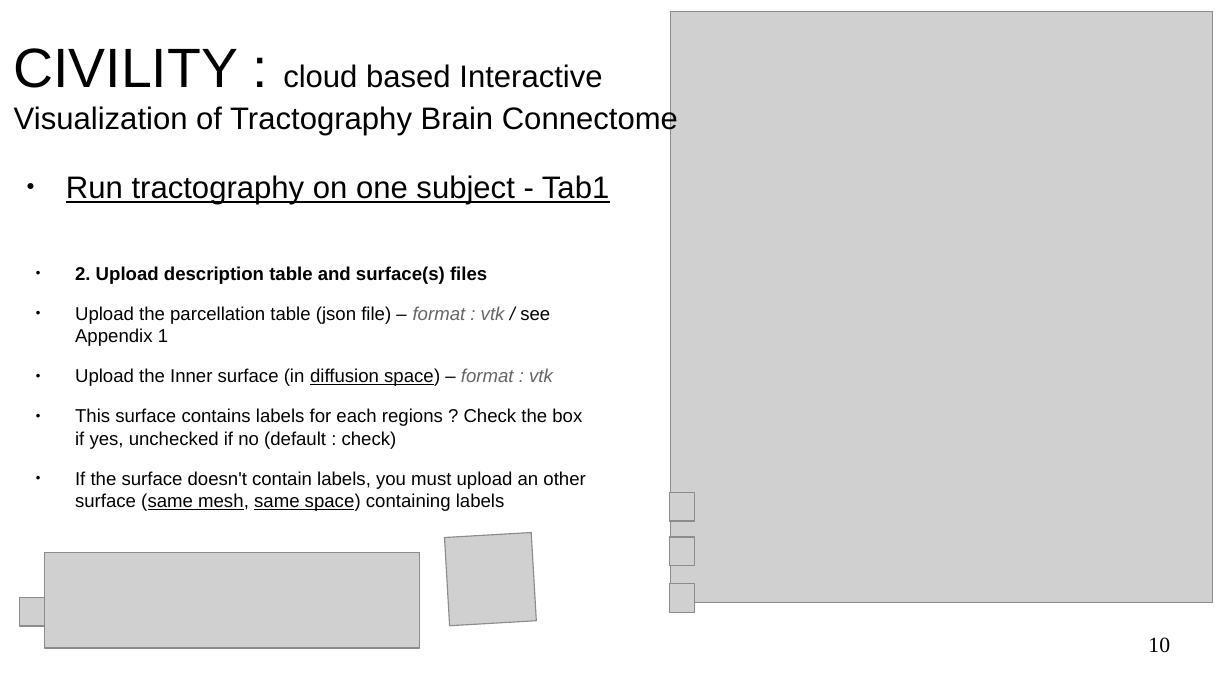
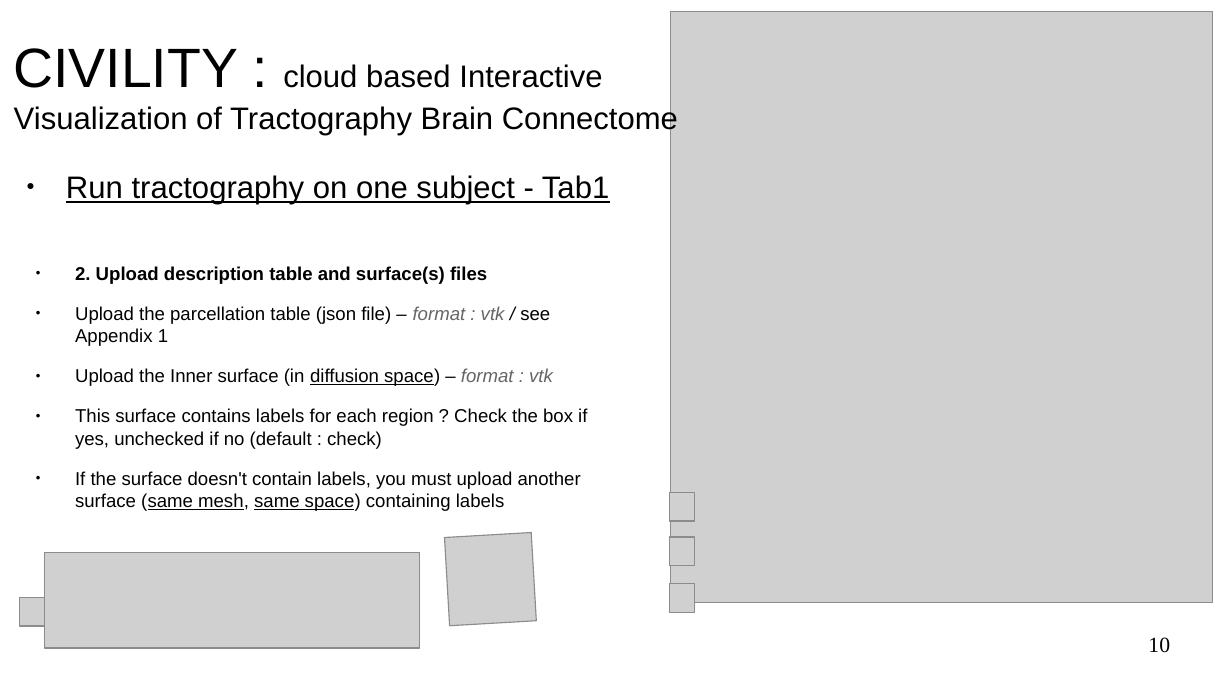
Before and after one commit to NIRALUser/CIVILITY, a slide deck: slide 10 of doc/tutorialCIVILITY.odp. Drawn at 1232x693 pixels with LibreOffice and Linux fonts; fonts in the diff are those of the drawing; grey boxes stand for pictures; background and template pictures are left out. Boxes give left, top, right and bottom in pixels: in the first picture for what was removed or moved away, otherwise in the second. Text is boxed around its words. In the diff, an @@ line names an element or a change of style, - is before the commit and + after.

Commit message:
DOC : doc & tuto, check grammar and spelling

```diff
--- a/doc/tutorialCIVILITY.odp
+++ b/doc/tutorialCIVILITY.odp
@@ text at (75, 408, 587, 511): text changed @@
-● This surface contains labels for each regions ? Check the box if yes, unchecked if no (default : check)
-● If the surface doesn't contain labels, you must upload an other surface (same mesh, same space) containing labels
+● This surface contains labels for each region ? Check the box if yes, unchecked if no (default : check)
+● If the surface doesn't contain labels, you must upload another surface (same mesh, same space) containing labels
```
Also in this commit, not shown: 17 other slides changed, 1 other file.
